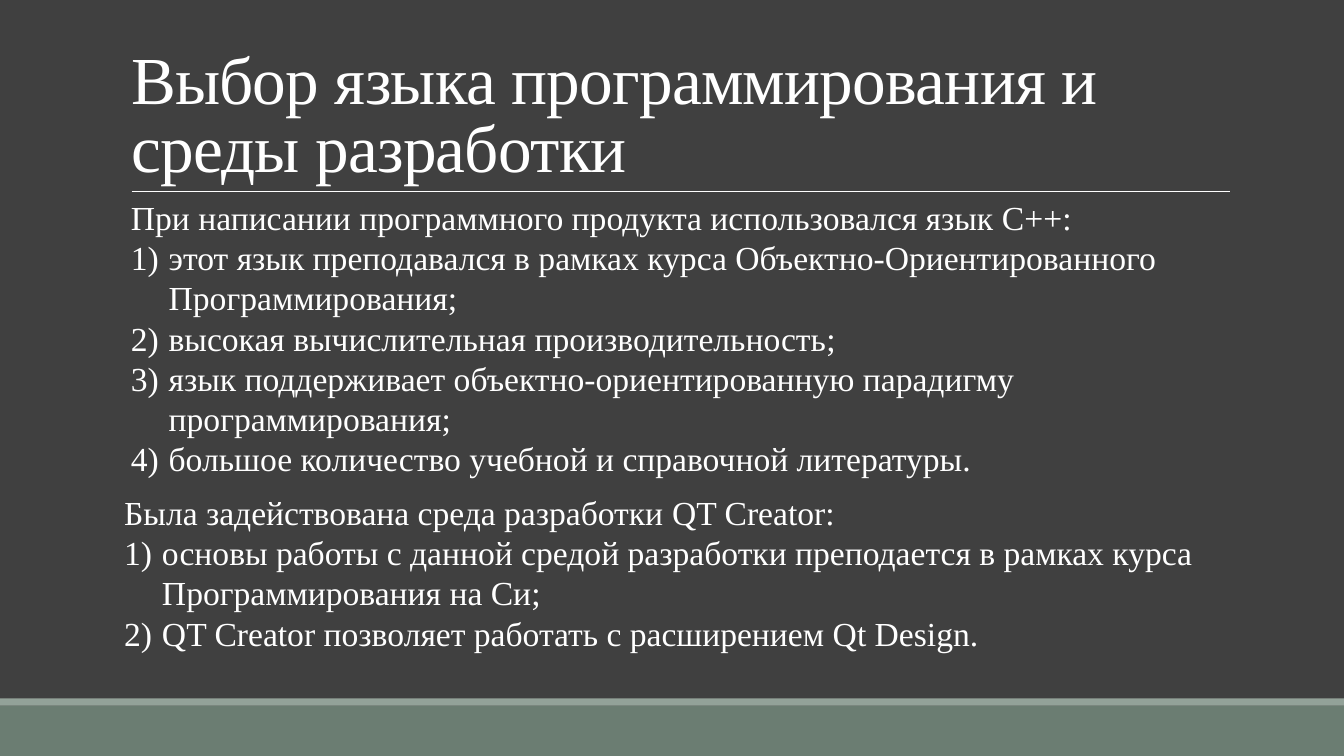
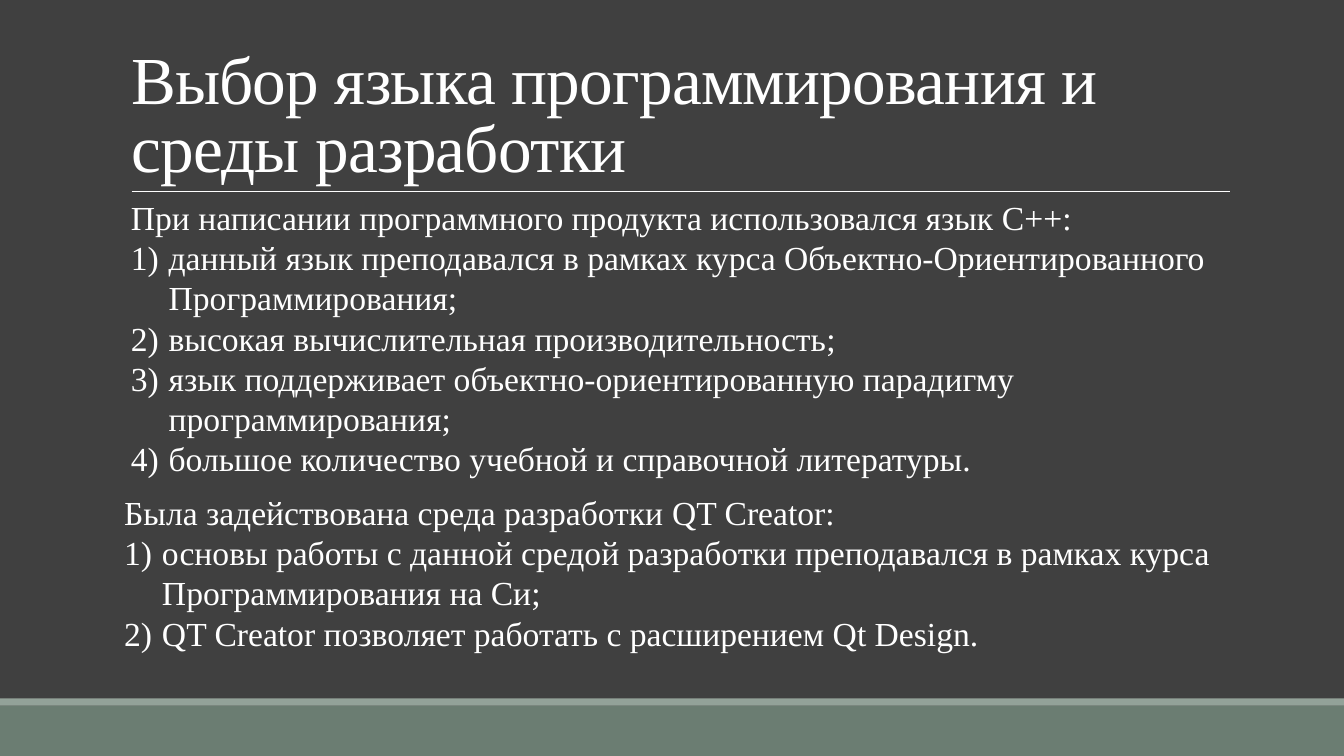
Before and after one commit to TheSawIsTheLaw/ComputerGraphicsCoursework, a slide deck: slide 8 of Presentation/CurseWorkYakuba.pptx. Drawn at 1344x756 pixels with LibreOffice and Linux fonts; fonts in the diff are those of the drawing. Boxes give left, top, right and bottom in pixels: in the first picture for what was removed or moved away, otherwise in the second. Text is boxed around its words. In the diff, an @@ line names an element or a change of style, - is before the commit and + after.

```diff
--- a/Presentation/CurseWorkYakuba.pptx
+++ b/Presentation/CurseWorkYakuba.pptx
@@ text at <box>169,246,1204,317</box>: text changed @@
-1) этот язык преподавался в рамках курса Объектно-Ориентированного Программирования;
+1) данный язык преподавался в рамках курса Объектно-Ориентированного Программирования;
@@ text at <box>162,541,1210,612</box>: text changed @@
-1) основы работы с данной средой разработки преподается в рамках курса Программирования на Си;
+1) основы работы с данной средой разработки преподавался в рамках курса Программирования на Си;
```
Also in this commit, not shown: 4 other slides changed, 2 other files.
